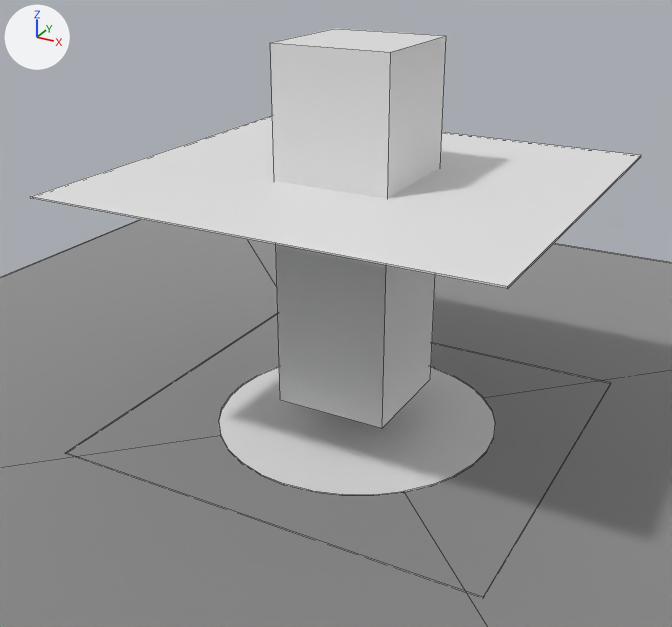
Renders of the Blender file fbx/New Folder/Map_MOD.blend from each side of a commit.
Both versions are drawn from a camera (50 mm lens) standing at (6.81, -13.17, 8.54) and looking at (-0.1, -0.59, 2.25). The lights are fixed; the arrows at upper left show +X, +Y and +Z. Mesh edges are drawn as thin lines.

Objects in the first picture: 'Large_room_bottom', 'small_colway_bottom', 'small_colway_top', '큐브.001'.
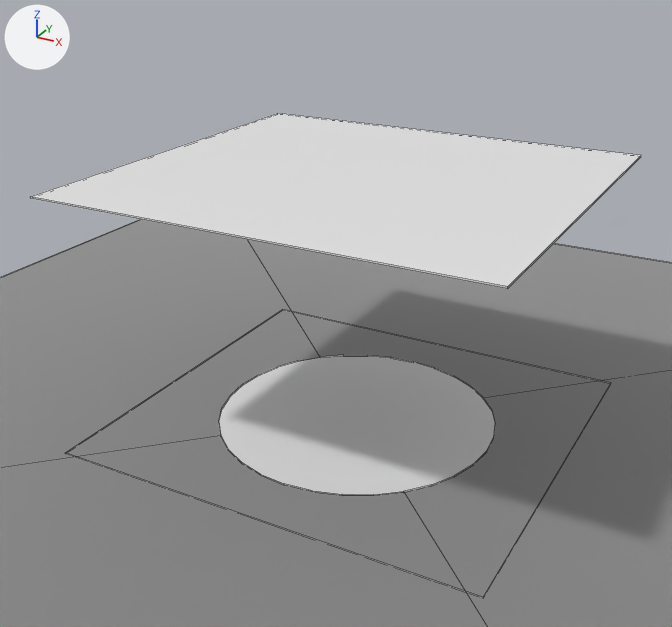
Diff of the bpy script that builds the scene:
```diff
--- a/fbx/New Folder/Map_MOD.blend.py
+++ b/fbx/New Folder/Map_MOD.blend.py
@@ ob_큐브_001 @@
-ob_큐브_001 = bpy.data.objects.new('큐브.001', me_큐브_004)
-ob_큐브_001.location = (0.0, 0.0, 2.5)
```

Where the change shows, as pixel boxes (x1, y1, x2, y2) in the pictures (672 x 627 px):
'큐브.001', deleted: before (270, 28, 446, 428)
